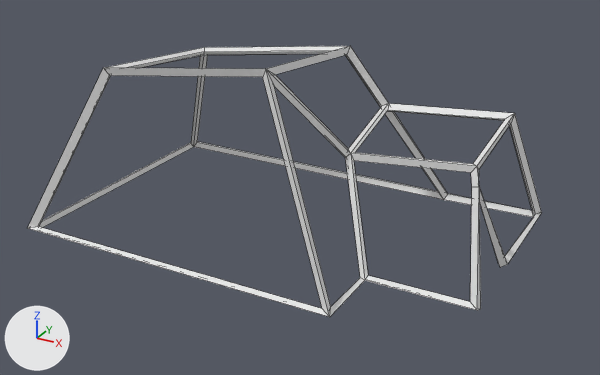
The FBX model Blender/galleryStructure.fbx: old version first, new version second.
Rendered twice from a camera (50 mm lens) standing at (41.3, -151.8, 84.2) and looking at (-38.7, -6.4, 11.4). Lighting does not change. The marker at lower left points along +X, +Y and +Z. Mesh edges are drawn as thin lines. Where no turn or scale is listed for an object, it has been applied to the vertices. Vertices at the same position are counted once.

Script lines for the objects in view, before the commit:
```python
me_mesh = bpy.data.meshes.new('Mesh')
me_mesh.from_pydata(...)  # 80 vertices, 90 faces; spans x -38.4..61.8, y -28.4..36.1, z -1.0..42.6
# faces by material slot: [58, 32]
me_mesh.materials.append(mat_material_013)  # white #e7e7e7
me_mesh.materials.append(mat_material_014)  # white #e7e7e7
ob_cube_008 = bpy.data.objects.new('Cube.008', me_mesh)
ob_cube_008.location = (-55.9, -5.0, 0.0)
```
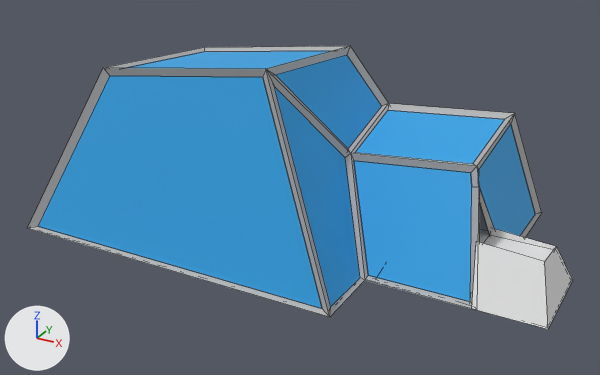
Pixel boxes [x1, y1, x2, y2] of what changed, in the pictures (600 x 375 px):
'Windows', added (blue)
    after: [38, 51, 535, 308]
'Intrance', added
    after: [469, 204, 573, 329]
    faces in mat_material_013 (white #e7e7e7): [469, 229, 573, 329]
    faces in mat_material_014 (white #e7e7e7): [479, 204, 490, 243]
part 1 of me_mesh, recoloured (white to grey)
    both: [28, 46, 515, 317]
part 2 of me_mesh, recoloured (white to grey)
    both: [351, 114, 542, 309]

Patch to the scene script:
```diff
--- a/Blender/galleryStructure.fbx.py
+++ b/Blender/galleryStructure.fbx.py
@@ mat_frame @@
+mat_frame = principled_material('Frame')
+mat_frame.base_color = (0.458, 0.458, 0.458)  # grey #b4b4b4
+mat_frame.roughness = 0.69
@@ mat_largewindows @@
+mat_largewindows = principled_material('LargeWindows')
+mat_largewindows.base_color = (0.0302, 0.375, 0.8)  # blue #31a5e7
+mat_largewindows.roughness = 0.69
@@ me_mesh @@
 me_mesh.from_pydata(...)  # 80 vertices, 90 faces; spans x -38.4..61.8, y -28.4..36.1, z -1.0..42.6
 # used by ob_cube_008; location = (-55.9, -5.0, 0.0)
+# me_mesh part 1: all 58 faces that had it switch from mat_material_013 (white #e7e7e7) to mat_frame (grey #b4b4b4)
+# me_mesh part 2: all 32 faces that had it switch from mat_material_014 (white #e7e7e7) to mat_frame (grey #b4b4b4)
@@ me_mesh_1 @@
+me_mesh_1.from_pydata(...)  # 70 vertices, 53 faces; spans x -102.5..9.7, y -24.5..37.4, z 0.0..11.3
+# faces by material slot: [30, 23]
+me_mesh_1.materials.append(mat_material_013)  # white #e7e7e7
+me_mesh_1.materials.append(mat_material_014)  # white #e7e7e7
@@ me_plane @@
+me_plane.from_pydata(...)  # 43 vertices, 10 faces; spans x -93.2..4.9, y -32.3..29.8, z 0.3..41.6
+me_plane.materials.append(mat_largewindows)  # blue #31a5e7
@@ ob_intrance @@
+ob_intrance = bpy.data.objects.new('Intrance', me_mesh_1)
+ob_intrance.location = (9.2, -7.7, 0.0)
@@ ob_windows @@
+ob_windows = bpy.data.objects.new('Windows', me_plane)
+ob_windows.location = (0.0, 0.0, 0.0)
```
